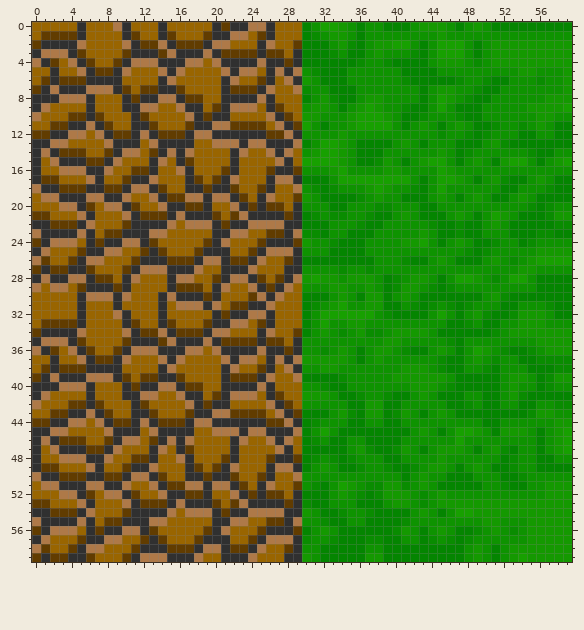
One commit to this pixel-art sprite: Project LoFi/Project LoFi/Project_LoFiContent/Textures/LeftSideStoneRightSideGrass.png. Above is the file before it was changed.
The file is 60x60 pixels. Colours within 5 levels of each other are drawn and written as one.
After the commit:
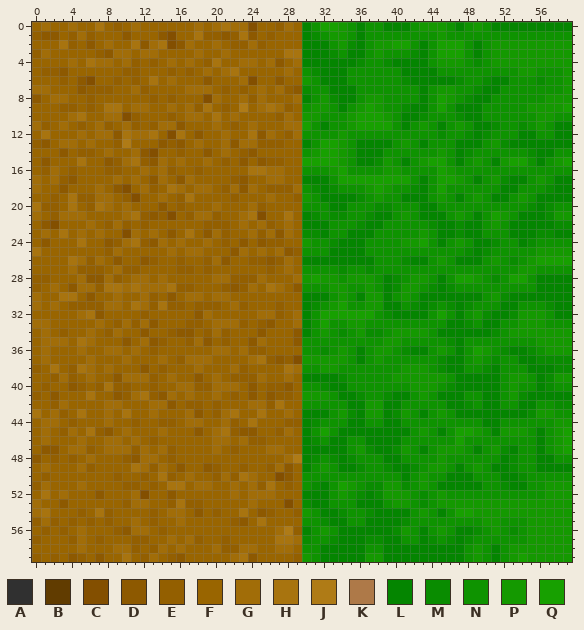
Palette (. is transparent): A #303030  B #613c00  C #834f00  D #8d5900  E #935f00  F #996500  G #a16d08  H #a8740f  J #af7b16  K #ae7948  L #048500  M #098c00  N #0e9300  P #149900  Q #17a000
Change:
@@ x 0..31 @@
- 0 FFFFFAFFFKAFFFAFFFFFABAAKKAFFFLN
- 1 FBBBBAFFFFABFFABFFFBAAKKFBAFFFLM
- 2 BAAAAKFFFFKABBKABBBAKKFFFAKFFBLL
- 3 AKKKABFFFFBAAABKAAAKABBBBABBFALL
- 4 KABFKABFFBAKKKAAAKKFKAAAAKAABALL
- 5 FFAFFKABBAKFFFKAKFFFFKAKKFAKAKNM
- 6 FBABBBAAAAFFFFAKFFFFFAKFFBAFKAPN
- 7 BAKAAAKKKABFBBAABFFFFABBBAKFFKMN
- 8 AAAKKKAFFFABAAKKABBFFAAAAKAFFFLN
- 9 AKFFFFAFFFAAKKFFKAAFBAKKKFABFFNP
-10 KFFFBBABFFFABFFFFKABAAFFFFKABFPP
-11 FFBBAAKABFFAABFFFBAAKKBBBBFKABQN
-12 BBAAKKFKABBAKABBBAKKAAAAAABBKANN
-13 AAKKFFFFKAAAFKAAAAFFKKKAKKAAAKLN
-14 AKABBBFFBAKKFBAKAKFFFFAKFFKAKFNP
-15 AFKAAABBAKFFFAKFABFFFFAFFFFKAFQQ
-16 AFFKKKAAKFFBBAFFKAFFFBAFFFBAABNN
-17 ABBFFFKAFFBAAKFFFABFBAKFFFAKKALL
-18 KAABBBAABBAKKABFFAABAABFFBAFFKNM
-19 FKKAAAKKAAKFFKABBKKAKKABFAKFFBPN
-20 FFFKKABFKKABFFKAABBAFFKABABBFANN
-21 BBFFFKAFFFKABBBAKAAABFBKAAAABALM
-22 AABBBAKFFFBAAAAKFKKKABAAKKKKAALL
-23 KAAAAKAFBBAAAKKFFFFFAAKKFFBBAKMM
-24 BAKKKFABAAKKABFFFFFBAKFFFBAAABPN
-25 AKFFFBAAKKFFBABFFFBAAAFFBAKKKANN
-26 KBFFBAKKFFFBAAABBBAKKABBAKFFBALL
-27 BABBAABFFFBAKKKAAAKFFAAAKFFFAANN
-28 AKAAKKABBFAKFFFAKKFFBAKKABFBAKPQ
-29 KFKKFBAAABAFFFFABBBFAKFFKABAKFNN
-30 FFFFFAKKKAKFFFAKAAABAFFFBKAKFFLL
-31 FFFFFAFFFAFFFFAFKKKAKFBBAAKFFFLM
-32 FFFFFAFFFKAFFFAFFFFFABAAKKAFFFLN
-33 FBBBBAFFFFABFFABFFFBAAKKFBAFFFLN
-34 BAAAAKFFFFKABBKABBBAKKFFFAKFFBLN
-35 AKKKABFFFFBAAABKAAAKABBBBABBFANN
-36 KABFKABFFBAKKKAAAKKFKAAAAKAABANN
-37 FFAFFKABBAKFFFKAKFFFFKAKKFAKAKPP
-38 FBABBBAAAAFFFFAKFFFFFAKFFBAFKANN
-39 BAKAAAKKKABFBBAABFFFFABBBAKFFKLL
-40 AAAKKKAFFFABAAKKABBFFAAAAKAFFFNN
-41 AKFFFFAFFFAAKKFFKAAFBAKKKFABFFPP
-42 KFFFBBABFFFABFFFFKABAAFFFFKABFNN
-43 FFBBAAKABFFAABFFFBAAKKBBBBFKABLL
-44 BBAAKKFKABBAKABBBAKKAAAAAABBKALM
-45 AAKKFFFFKAAAFKAAAAFFKKKAKKAAAKLN
-46 AKABBBFFBAKKFBAKAKFFFFAKFFKAKFLM
-47 AFKAAABBAKFFFAKFABFFFFAFFFFKAFLL
-48 AFFKKKAAKFFBBAFFKAFFFBAFFFBAABLM
-49 ABBFFFKAFFBAAKFFFABFBAKFFFAKKALN
-50 KAABBBAABBAKKABFFAABAABFFBAFFKNN
-51 FKKAAAKKAAKFFKABBKKAKKABFAKFFBNM
-52 FFFKKABFKKABFFKAABBAFFKABABBFALL
-53 BBFFFKAFFFKABBBAKAAABFBKAAAABAML
-54 AABBBAKFFFBAAAAKFKKKABAAKKKKAAPN
-55 KAAAAKAFBBAAAKKFFFFFAAKKFFBBAKNN
-56 BAKKKFABAAKKABFFFFFBAKFFFBAAABLN
-57 AKFFFBAAKKFFBABFFFBAAAFFBAKKKAMN
-58 KBFFBAKKFFFBAAABBBAKKABBAKFFBANN
-59 BABBAABFFFBAKKKAAAKFFAAAKFFFAAPN
+ 0 FGFFGFFHFEFGFFFFFFGFGHGGCFFEGFLN
+ 1 EDDFEGEFFFDFFFDCFFHEEDEHDFEFFFLM
+ 2 FFFHEFDFGFFHDGHCDGFFGFEEGEFFFFLL
+ 3 EGFFFFFEDGGFGGFFFFGFFGFFFFFFHHLL
+ 4 FFFFGFHGGFGEFEFGFGFEHFFGGFGDFGLL
+ 5 FEEDFFFFFFEEFFFEFEFGFGHFFFFFGFNM
+ 6 FFFEFDCFFEFEFHFGFFFDFFFGCFFDFFPN
+ 7 GGFFFDEEEFFGEFFFFGGGFEFEFGFGEDMN
+ 8 DFGGFFEFFFFFFEFEFFFCGFFGEGFFFGLN
+ 9 FFFEEFEFHHFGGFFGFGEHFEFJFGHGEFNP
+10 FFFFGHFFGGCEFFFEFGGFHFGFFFFEGFPP
+11 GEFGFEFGEFGEFEGGDFFFGFEFGFFFGGQN
+12 FHFFFGFGGDHGGHFCHFDFFGFFHDGFEGNN
+13 EDFGGFGFFEJFFFDEDFGFFGDGGEEEFFLN
+14 FFFDFEEFGFFGDCFFEFFDFGFEDFFFFFNP
+15 FDFFFHFFDEGHEDGFGFFGFEFDFDEEFFQQ
+16 FEGFEFFFEEFFGFGEFFEFFFFFHHGGFFNN
+17 GFGEDFFFFGFGFDGFDGFFFFEDFFGGFFLL
+18 GFFDFFFGFDCFGEFHGFGGFEGDGFEEEGNM
+19 FFEFHEEGGFECFFGFEHFFFFEFFFGFFEPN
+20 HEEFHFEHGFGFFFDFEFFFGFFFGEFFFFNN
+21 GFEGGGFFFFGHEDECFEGGEFFGHCFFHFLM
+22 FDCFFFGFEGEFEFFFFFFEEEFGFGEFGFLL
+23 FGFHFGFGFFCGFGFDFHFDGEFFGEGDGFMM
+24 FDFFFHFFDEGHEDGFGFFGFEFDFDEEFFPN
+25 HFFFFFFFEGFFFFFGFGGFFFDGFGFGDENN
+26 FFFFHGEGFDFFDEFFEFFEGDFFEEDEGFLL
+27 FFFFGEEEFGEEFFFFEEFEFFFFFFEFGFNN
+28 EEFFFGDDGEFGGFGFFFFFGGEEEGFFFGPQ
+29 EFGFDGGEHHGHGGGHEEFFFEDEGFHGFDNN
+30 GFFHHFDFFGFFGEFDFGGFGGFFFFFFFFLL
+31 GFGFEEEEGGFHGEHEEFEEEFGEFFFEFFLM
+32 FFFFFGHDFFFFEFFFFFDGFFFFFGGEFGLN
+33 GGFFFFFGFEGEGDFFFEEFGGGEFEDFFGLN
+34 FGFEFFGFEGFFDFFEDDFEGEFFFDFFFDLN
+35 FGGGFHGFFFDFGDEFFEGDFEFFDGFFFDNN
+36 FGFFFGFFGGFGFEFFFFFFGGFGEEFFFFNN
+37 FGFFFFGFFFGFFFGFEGGGFFFFGHEDECPP
+38 EFHFEHGFGFFFDFEFFFGFFFGEFFFFHGNN
+39 FFEGEFGFFDGGGEFGFFDFGFEEEGFFGFLL
+40 FEFFDEFEHEEFFEFFGGEEGGGFDFEEDFNN
+41 EFDFFFHFFDEGHEDGFGFFGFEFDFDEEFPP
+42 FFEGFFFFGGFFFGGDFEEFEFFFGGEHFFNN
+43 HFGEFHFFGFHFFGFFFGDFEGHFFHFFGFLL
+44 FGGFEFFFGFFEFFEEFGGFFGEFHFFFEELM
+45 FGFEGFHEDFGFFFGFFFDFGHEDDFFEGFLN
+46 FGFFFGFFGGFGFEFFFFFFGGFGEEFFFFLM
+47 FDDFGGEFGGGEGFGEFFFFGFEFFFGGFFLL
+48 DFEFEFGFFFEDGGFEFFFFFFFFFFFFGJLM
+49 FGFFFGEFFFFHGEGFDFFDEFFEFFEGDFLN
+50 FEFFFFFFFEFFEFHEFGFFEGEHGFFCDFNN
+51 EGFFFGFFFFEEFEFHHFGGFFGFGEHFEFNM
+52 FHFGFFFDFFFGCFFDFFFFFFGFGGGFFFLL
+53 GFFDFFFFFFEGGFFEHEEFFFFFGFFFCFML
+54 GHFFFEFHEFFFFEFGGFDFEFFHFDEFFEPN
+55 EGEFEFEFEFFGFEFFGFFFFFEDFHFFFFNN
+56 FEFEFGFFFEDGGFEFFFFFFFFFFFFGJELN
+57 EFFFEGFEFFFEEFFGFGEFFEFFFFFHHGMN
+58 FFFFFGFFFGGEFEGFGFFFGEEGGFFGGFNN
+59 EFEFDEFDFFHFEGFEDFFFFFGHDFFFFEPN
Pixel boxes of the changes (left, top, right, bottom) in both pictures:
changed: (32, 22, 302, 562)
